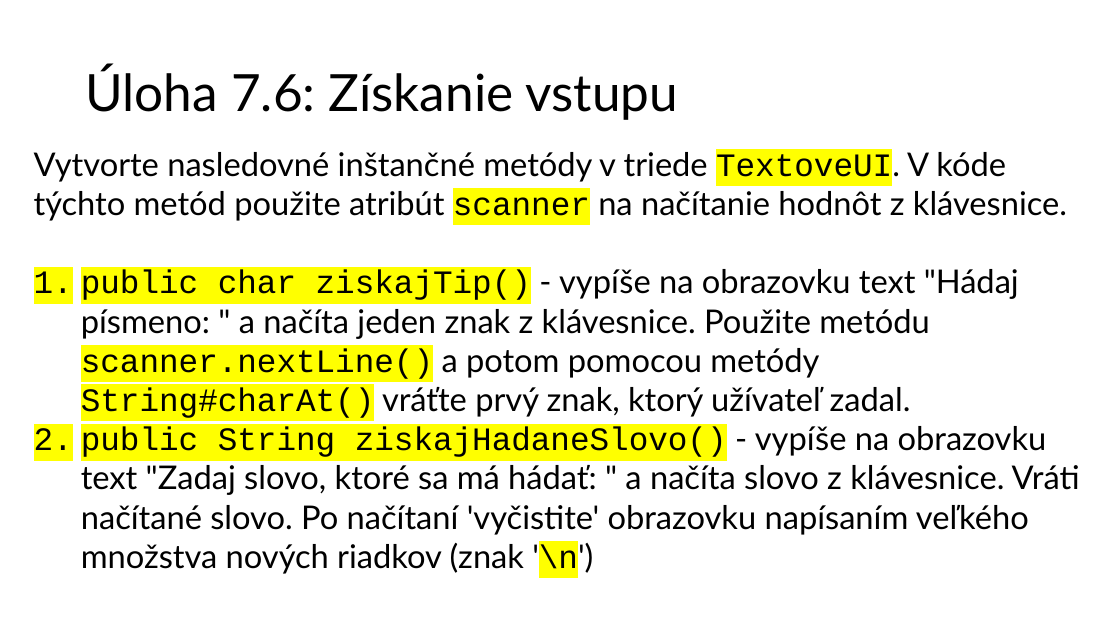
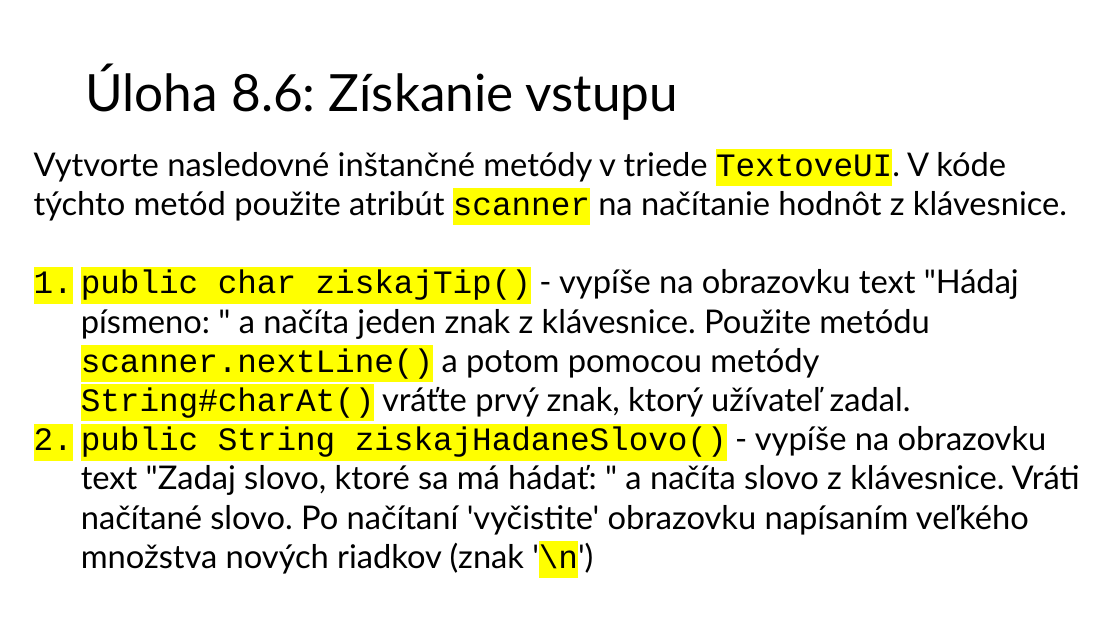
Before and after one commit to wagjo/oop, a slide deck: slide 10 of prezentacie/c08w.pptx. Drawn at 1120x630 pixels with LibreOffice and Linux fonts; fonts in the diff are those of the drawing. Boxes give left, top, right and bottom in pixels: in the first picture for what was removed or moved away, otherwise in the second. Text is boxed around its words. In the diff, an @@ line names an element or a change of style, - is before the commit and + after.

```diff
--- a/prezentacie/c08w.pptx
+++ b/prezentacie/c08w.pptx
@@ title at <box>85,66,678,120</box>: text changed @@
-Úloha 7.6: Získanie vstupu
+Úloha 8.6: Získanie vstupu
```
Also in this commit, not shown: 7 other slides changed, 8 other files.
